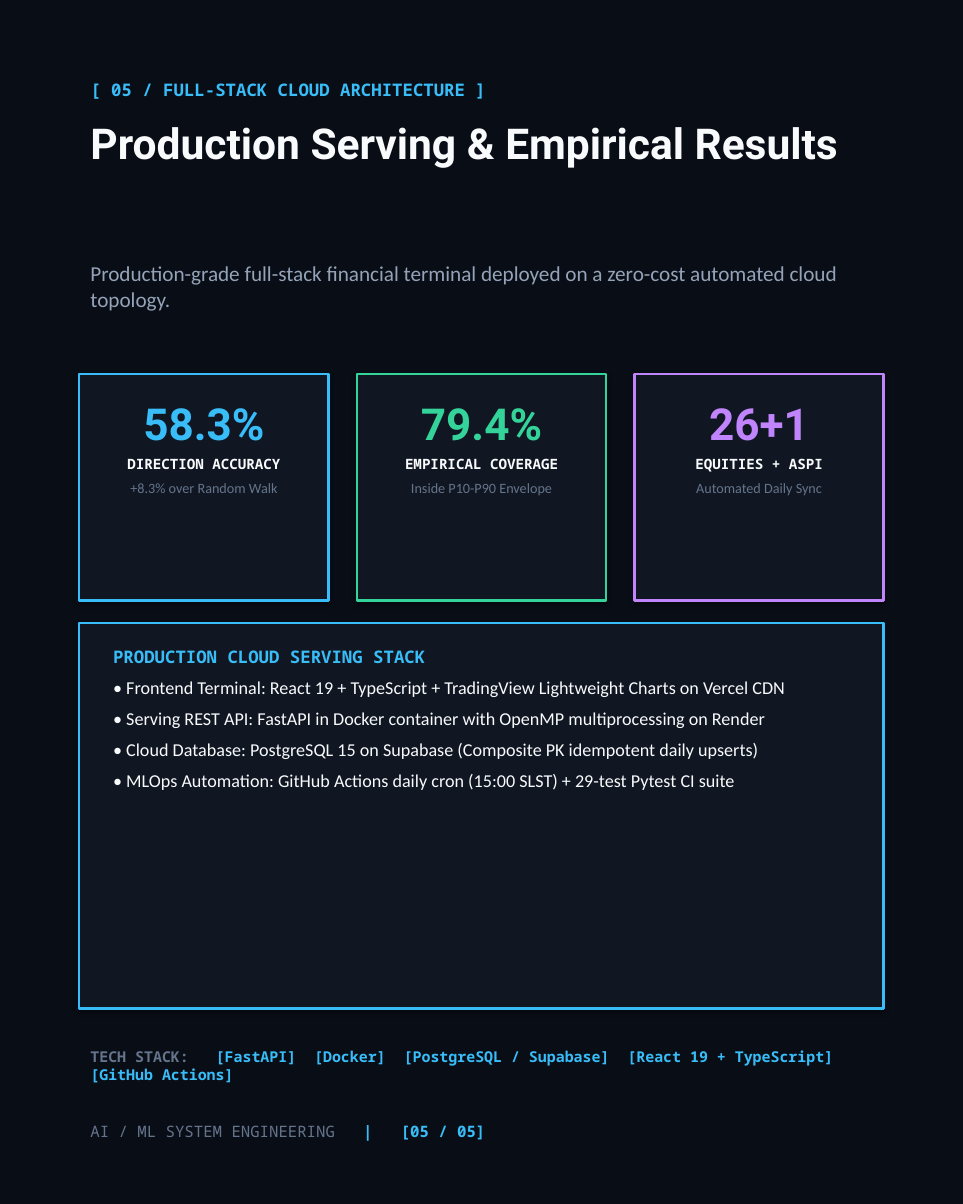
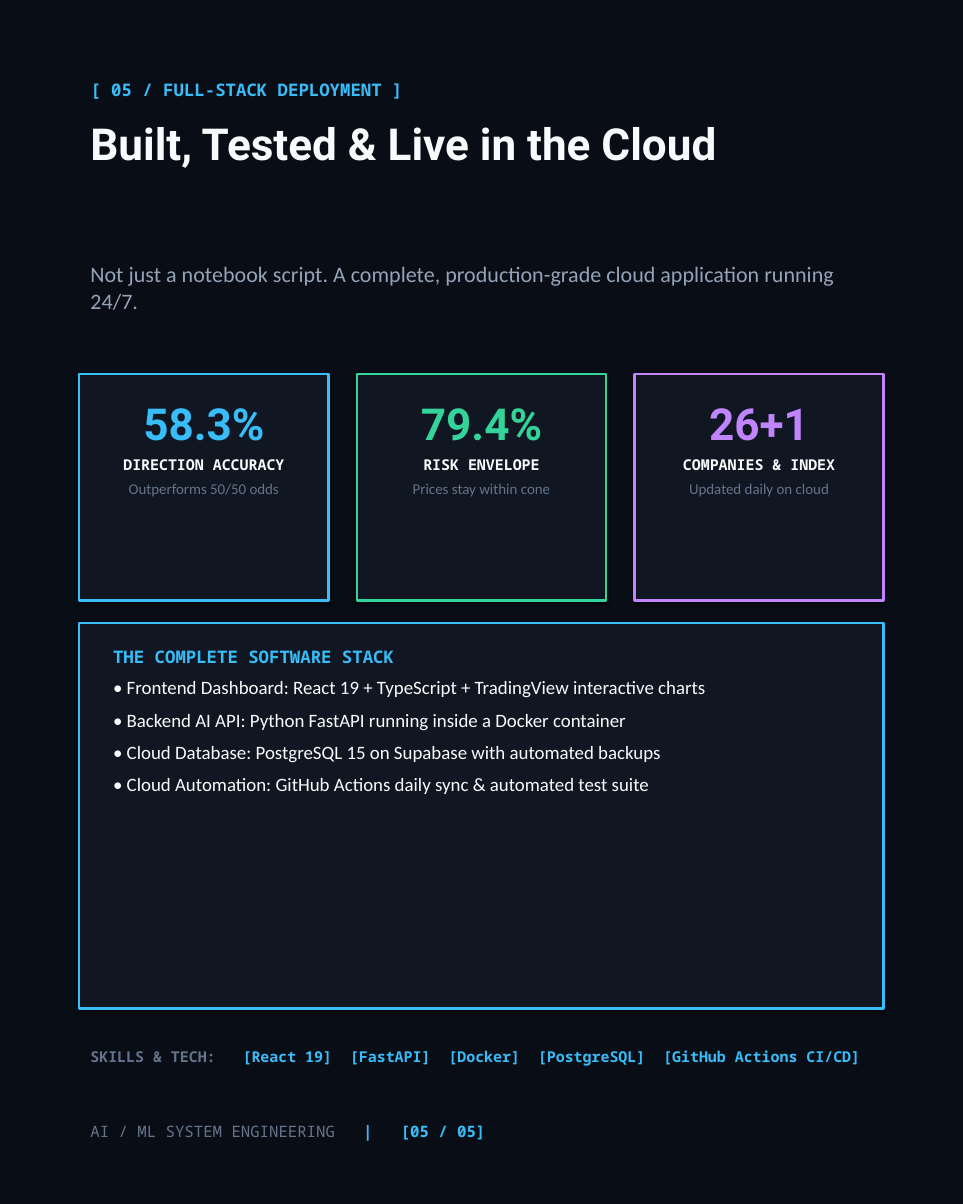
Before and after one commit to madhushankast/cse-market-intelligence, a slide deck: slide 5 of docs/linkedin_presentation_deck.pptx. Drawn at 963x1204 pixels with LibreOffice and Linux fonts; fonts in the diff are those of the drawing. Boxes give left, top, right and bottom in pixels: in the first picture for what was removed or moved away, otherwise in the second. Text is boxed around its words. In the diff, an @@ line names an element or a change of style, - is before the commit and + after.

```diff
--- a/docs/linkedin_presentation_deck.pptx
+++ b/docs/linkedin_presentation_deck.pptx
@@ text at (111,83,382,96): text changed @@
-[ 05 / FULL-STACK CLOUD ARCHITECTURE ]
+[ 05 / FULL-STACK DEPLOYMENT ]
@@ text at (90,127,716,168): text changed; size 27 to 28 pt @@
-Production Serving & Empirical Results
+Built, Tested & Live in the Cloud
@@ text at (90,266,833,310): text changed; size 13.5 to 14 pt @@
-Production-grade full-stack financial terminal deployed on a zero-cost automated cloud topology.
+Not just a notebook script. A complete, production-grade cloud application running 24/7.
@@ text at (123,459,285,470): size 9 to 9.5 pt in "DIRECTION ACCURACY" @@
@@ text at (413,459,550,496): text changed; size 9 to 9.5 pt @@
-EMPIRICAL COVERAGE
-Inside P10-P90 Envelope
+RISK ENVELOPE
+Prices stay within cone
@@ text at (683,459,835,497): text changed; size 9 to 9.5 pt @@
-EQUITIES + ASPI
-Automated Daily Sync
+COMPANIES & INDEX
+Updated daily on cloud
@@ text at (129,483,279,496): text changed; size 9 to 9.5 pt @@
-+8.3% over Random Walk
+Outperforms 50/50 odds
@@ text at (113,650,705,794): text changed; size 11.5 to 12 pt @@
-PRODUCTION CLOUD SERVING STACK
-• Frontend Terminal: React 19 + TypeScript + TradingView Lightweight Charts on Vercel CDN
-• Serving REST API: FastAPI in Docker container with OpenMP multiprocessing on Render
-• Cloud Database: PostgreSQL 15 on Supabase (Composite PK idempotent daily upserts)
-• MLOps Automation: GitHub Actions daily cron (15:00 SLST) + 29-test Pytest CI suite
+THE COMPLETE SOFTWARE STACK
+• Frontend Dashboard: React 19 + TypeScript + TradingView interactive charts
+• Backend AI API: Python FastAPI running inside a Docker container
+• Cloud Database: PostgreSQL 15 on Supabase with automated backups
+• Cloud Automation: GitHub Actions daily sync & automated test suite
@@ text at (90,1050,860,1066): text changed @@
-TECH STACK: [FastAPI] [Docker] [PostgreSQL / Supabase] [React 19 + TypeScript] [GitHub Actions]
+SKILLS & TECH: [React 19] [FastAPI] [Docker] [PostgreSQL] [GitHub Actions CI/CD]
```
Also in this commit, not shown: 1 other slide changed, 3 slides added, 3 slides removed, 2 other files.
